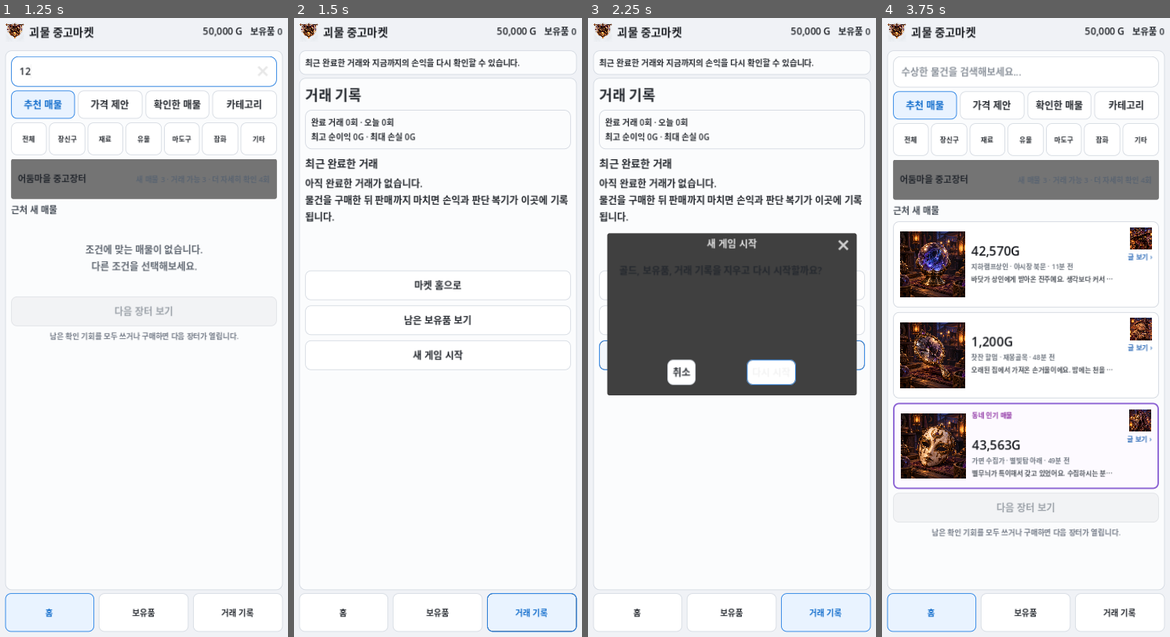
Above: before the commit, frames 1-4 (left to right).
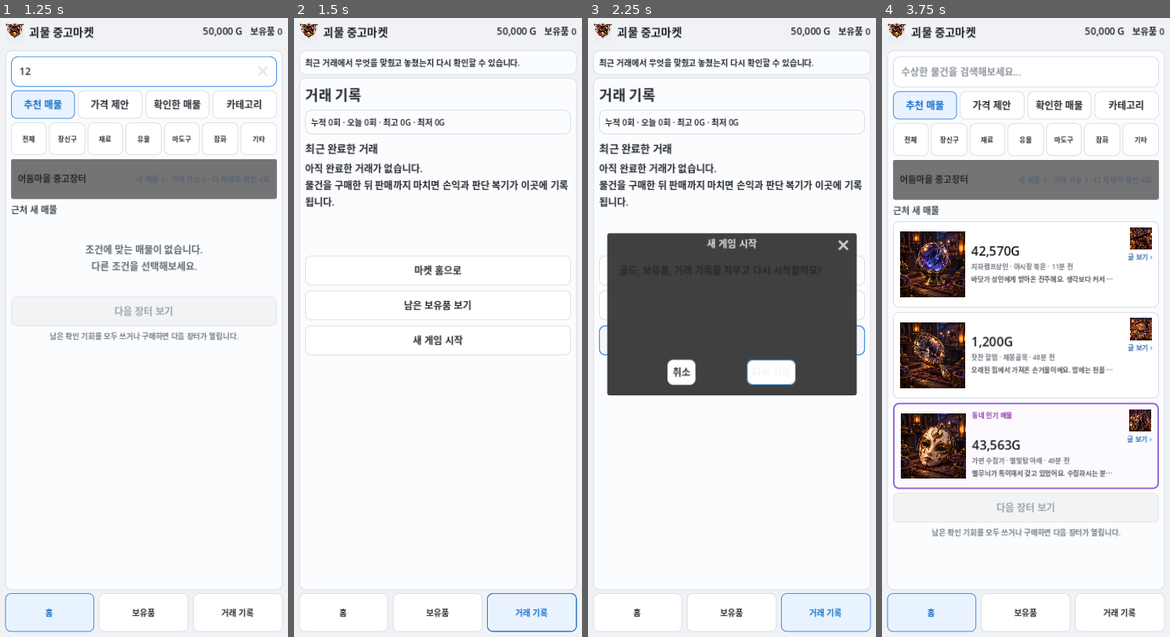
Above: after the commit, the same moments.

Repository: Queenrain9/monster-used-market
Game: Godot game, scene res://scenes/main.tscn
Two runs of this game, one before a commit and one after it. Both use one fixed random seed, a clock stepped at 60 frames per second and the inputs below.
Inputs (mouse positions are in pixels of both pictures, inside the frame that each line leads up to):
- Up to frame 1 (1.25 s): click (144, 73) at 0.52 s; type "12" at 0.6 s
- Up to frame 2 (1.5 s): click "거래 기록" at 1.25 s
- Up to frame 3 (2.25 s): click "새 게임 시작" at 2 s
- Up to frame 4 (3.75 s): click "새 게임 시작" at 2.75 s; click "다시 시작" at 3.5 s

Frame 1 is identical in both runs. In frame 2, 6.4% of the frame differs, in the area x 3-97%, y 6-57%; in frame 3, 4.2%; in frame 4, nothing differs.

Commit message:
ui: compact transaction record summary language

Diff:
--- a/scripts/main.gd
+++ b/scripts/main.gd
@@ -1065,7 +1065,7 @@
 	current_stage = "result"
 	_render_records()
 	_show_panel(result_panel)
-	_set_status("최근 완료한 거래와 지금까지의 손익을 다시 확인할 수 있습니다.")
+	_set_status("최근 거래에서 무엇을 맞췄고 놓쳤는지 다시 확인할 수 있습니다.")
 	_save_game()
 
 
@@ -1551,7 +1551,7 @@
 	current_stage = "result"
 	_render_records()
 	_show_panel(result_panel)
-	_set_status("거래 기록을 보고 내가 세운 매입 상한과 판매처 판단이 어땠는지 확인하세요.")
+	_set_status("이번 거래의 손익과 내가 맞춘 판단, 놓친 판단을 확인하세요.")
 	_save_game()
 
 
@@ -1615,7 +1615,7 @@
 	appraisal_gold_label.text = "%s G" % _money(gold)
 	sale_gold_label.text = "%s G" % _money(gold)
 	inventory_count_label.text = "보유품 %d" % owned_items.size()
-	stats_label.text = "완료 거래 %d회 · 오늘 %d회\n최고 순이익 %s · 최대 손실 %s" % [
+	stats_label.text = "누적 %d회 · 오늘 %d회 · 최고 %s · 최저 %s" % [
 		total_deals, today_deals, _signed_money(best_profit), _signed_money(worst_loss)
 	]
 
